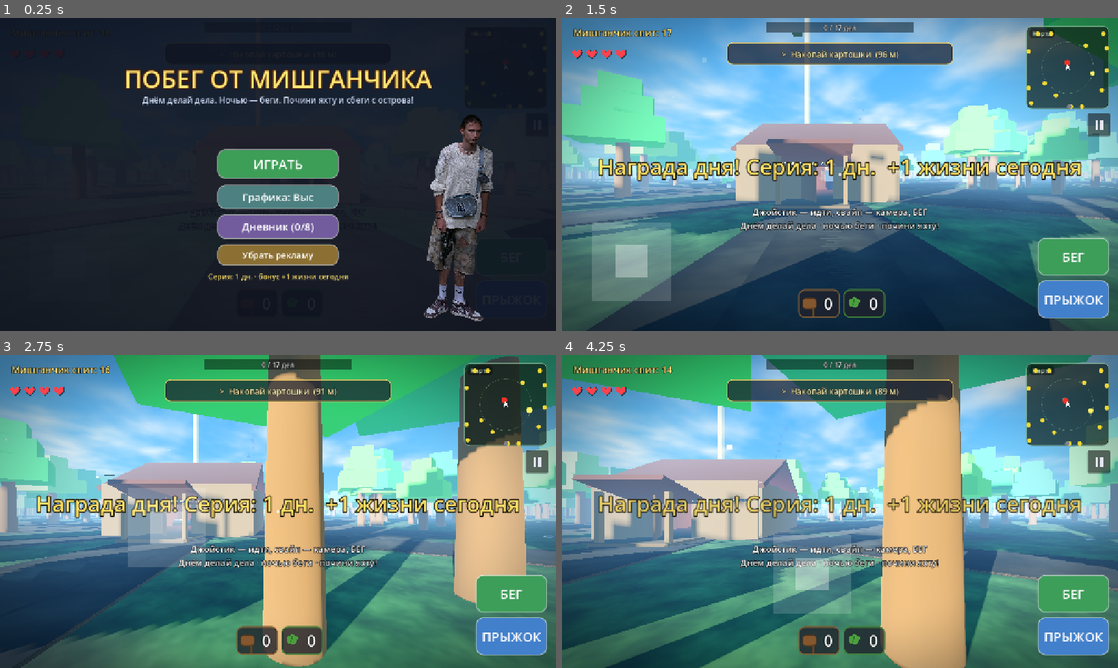
Above: before the commit, frames 1-4 (two rows, left to right).
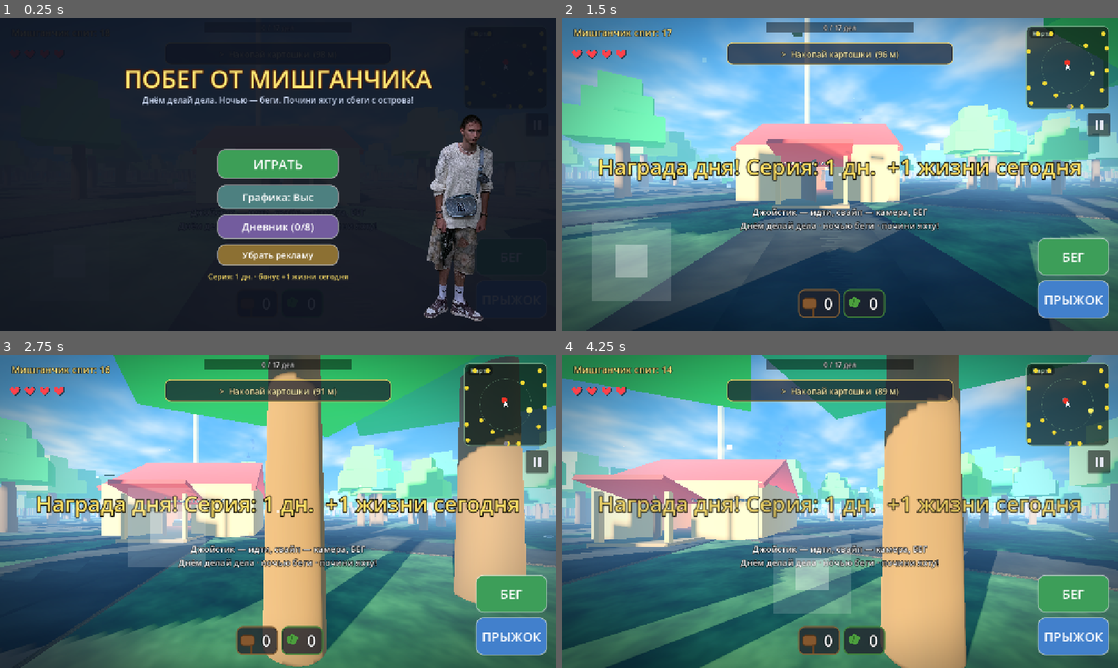
Above: after the commit, the same moments.

Repository: deripaskaD/mishGUNchik-escape
Game: Godot game, scene res://scenes/main3d.tscn
Same seed, same stepped clock (60 frames per second), same inputs: the game is played once before the commit and once after it.
Inputs (mouse positions are in pixels of both pictures, inside the frame that each line leads up to):
- Up to frame 1 (0.25 s): no input
- Up to frame 2 (1.5 s): click "ИГРАТЬ" at 0.5 s; tap Enter at 1.25 s; move the mouse to (962, 158) at 1.27 s; hold Right (ui_right) from 1.28 s (still down); tap R at 1.35 s; click (962, 158) at 1.42 s
- Up to frame 3 (2.75 s): tap Space at 1.52 s; release Right (ui_right) at 2 s; drag from (166, 527) to (250, 574) at 2.02 s
- Up to frame 4 (4.25 s): move the mouse to (895, 442) at 2.77 s; hold Right (ui_right) 2.78-3.5 s; tap X at 2.85 s; drag from (812, 574) to (673, 464) at 3.52 s

The runs differ from the first frame. In frame 2, 6.0% of the frame differs, in the area x 30-82%, y 33-61%; in frame 3, 5.4%; in frame 4, 7.8%, in the area x 1-79%, y 33-62%.

Commit message:
style: роблокс-палитра построек (светлое дерево, красная крыша) + ярко-голубая вода

Diff:
--- a/scripts/proto3d/game3d.gd
+++ b/scripts/proto3d/game3d.gd
@@ -234,6 +234,7 @@
 var m_log: StandardMaterial3D
 var m_floor: StandardMaterial3D
 var m_rock: StandardMaterial3D
+var m_roof: StandardMaterial3D
 
 var pitch := 0.0
 var stun := 0.0
@@ -554,7 +555,8 @@
 	m_leaf2.shader = wind_shader
 	m_leaf2.set_shader_parameter("albedo", Color(0.34, 0.47, 0.17))
 	m_leaf2.set_shader_parameter("amount", 0.10)
-	m_log = _mat(Color(0.52, 0.38, 0.24))
+	m_log = _mat(Color(0.80, 0.58, 0.34) if CC.BLOCKY else Color(0.52, 0.38, 0.24))   # BLOCKY: светлое «роблокс»-дерево
+	m_roof = _mat(Color(0.82, 0.26, 0.20) if CC.BLOCKY else Color(0.40, 0.22, 0.16))  # сочно-красная крыша
 	if CC.BLOCKY:
 		# сочная роблокс-палитра: яркие кроны 4 оттенков, тёплый ствол, серые кубы-камни
 		_bm_trunk = CylinderMesh.new()
@@ -569,7 +571,7 @@
 			m_bush_v.append(_mat(c))
 		for c in [Color(0.58, 0.58, 0.62), Color(0.48, 0.50, 0.55)]:
 			m_rock_v.append(_mat(c))
-	m_floor = _mat(Color(0.42, 0.30, 0.18))
+	m_floor = _mat(Color(0.62, 0.44, 0.26) if CC.BLOCKY else Color(0.42, 0.30, 0.18))
 	m_rock = _mat(Color(0.5, 0.5, 0.52))
 
 const SKY_SHADER := "
@@ -805,7 +807,7 @@
 	var rb := BoxMesh.new()
 	rb.size = Vector3(half * 2 + 0.6, 0.25, half + 0.8)
 	roofL.mesh = rb
-	roofL.material_override = _mat(Color(0.40, 0.22, 0.16))
+	roofL.material_override = m_roof
 	roofL.position = Vector3(0, H + 1.0, -half * 0.5)
 	roofL.rotation_degrees = Vector3(-28, 0, 0)
 	add_child(roofL)
@@ -1906,6 +1908,8 @@
 """
 	var wm := ShaderMaterial.new()
 	wm.shader = wsh
+	if CC.BLOCKY:
+		wm.set_shader_parameter("col", Color(0.20, 0.55, 0.88, 0.9))   # сочная роблокс-вода
 	water.material_override = wm
 	add_child(water)
 	# причал + яхта (у дальнего края воды)
@@ -4413,7 +4417,7 @@
 	var rb := BoxMesh.new()
 	rb.size = Vector3(3.6, 0.2, 2.8)
 	roof.mesh = rb
-	roof.material_override = _mat(Color(0.40, 0.22, 0.16))
+	roof.material_override = m_roof
 	roof.position = Vector3(0, 2.5, z + 0.3)
 	roof.rotation_degrees = Vector3(-18, 0, 0)
 	add_child(roof)
Not shown, changed: docs/index.html
Not shown, changed: docs/index.pck
